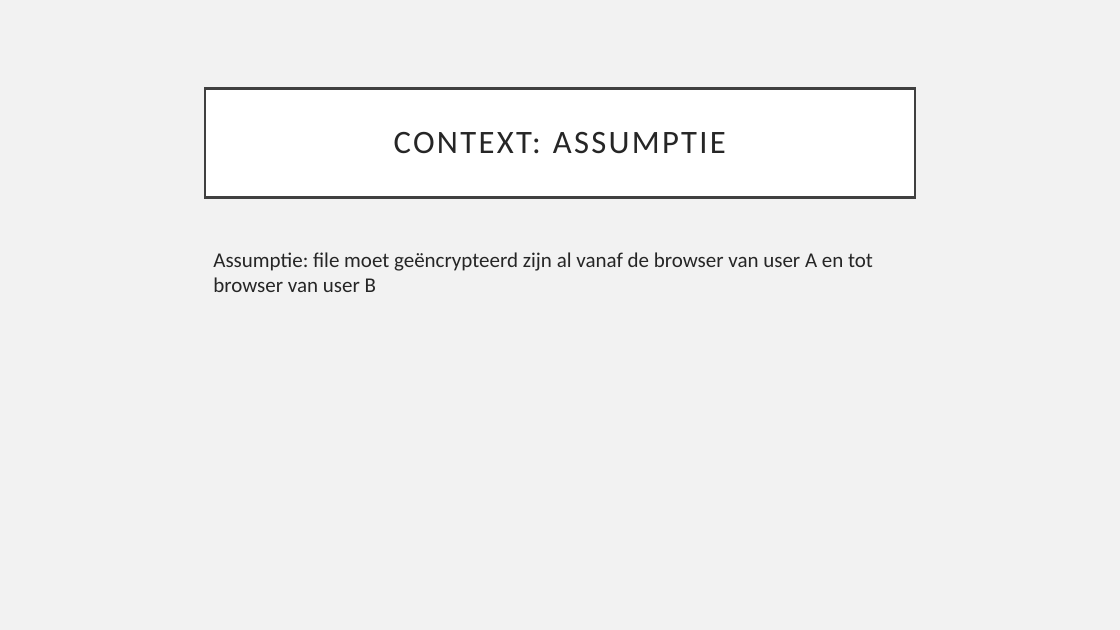
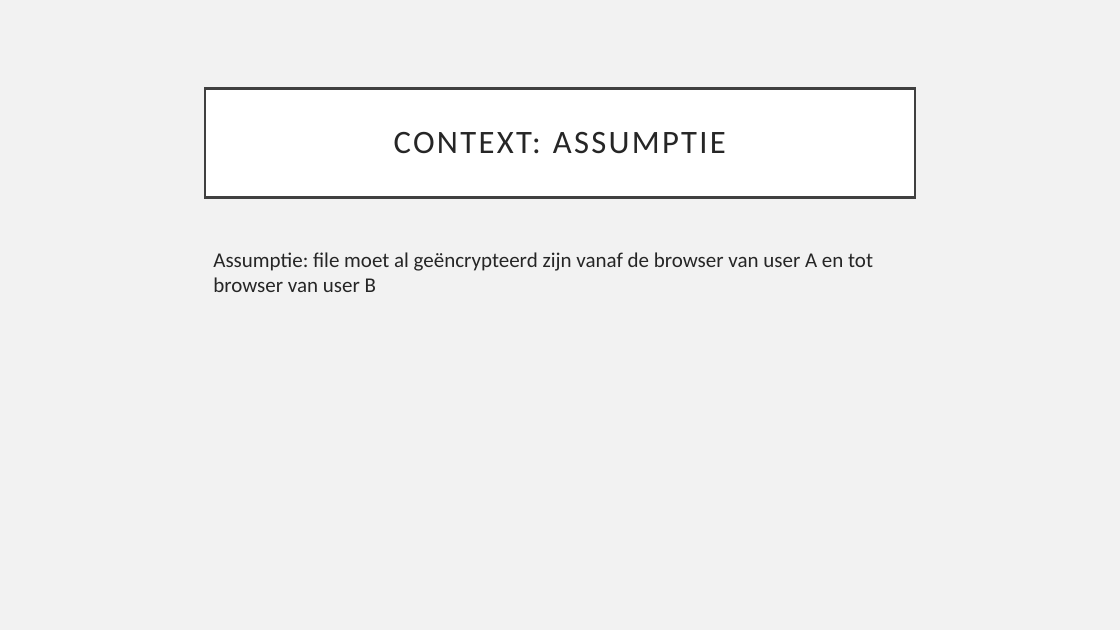
Before and after one commit to marielLatellaBarros/BasicSecurityWebApp, a slide deck: slide 3 of BS_WebApp.pptx. Drawn at 1120x630 pixels with LibreOffice and Linux fonts; fonts in the diff are those of the drawing. Boxes give left, top, right and bottom in pixels: in the first picture for what was removed or moved away, otherwise in the second. Text is boxed around its words. In the diff, an @@ line names an element or a change of style, - is before the commit and + after.

```diff
--- a/BS_WebApp.pptx
+++ b/BS_WebApp.pptx
@@ text at [213, 252, 873, 292]: text changed @@
-Assumptie: file moet geëncrypteerd zijn al vanaf de browser van user A en tot browser van user B
+Assumptie: file moet al geëncrypteerd zijn vanaf de browser van user A en tot browser van user B
```
Also in this commit, not shown: 2 other slides changed, 3 slides added.
